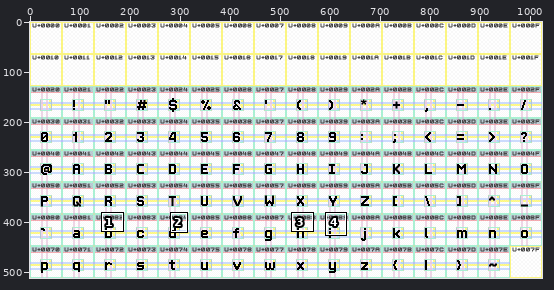
Pixel-art file: src/Basic Latin/design.aseprite. Above: a wide view before the commit, with the close-up outlined.
Close-up. Old version:
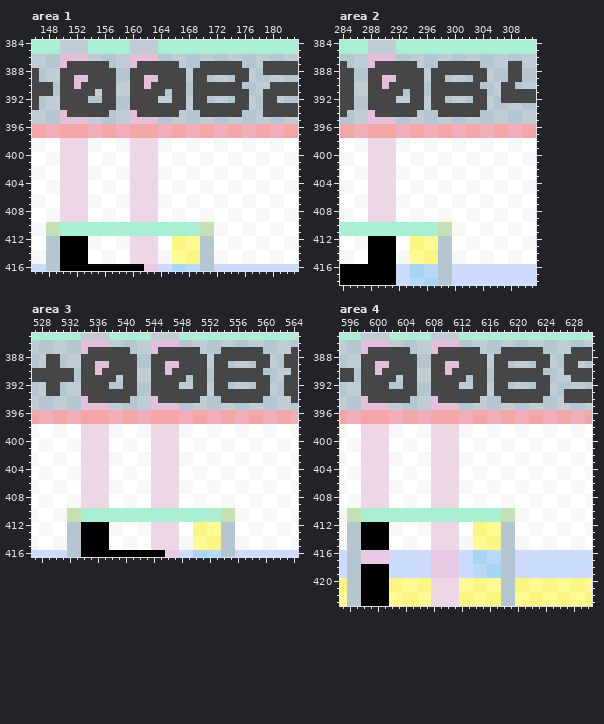
1024x512 pixels, 1 frame. Colours within 5 levels of each other are drawn and written as one. Shown: area 1: x 146..183, y 384..416; area 2: x 284..311, y 384..418; area 3: x 527..564, y 385..416; area 4: x 595..630, y 385..423. The commit also changed other parts of the picture, which this record leaves out.
Once edited:
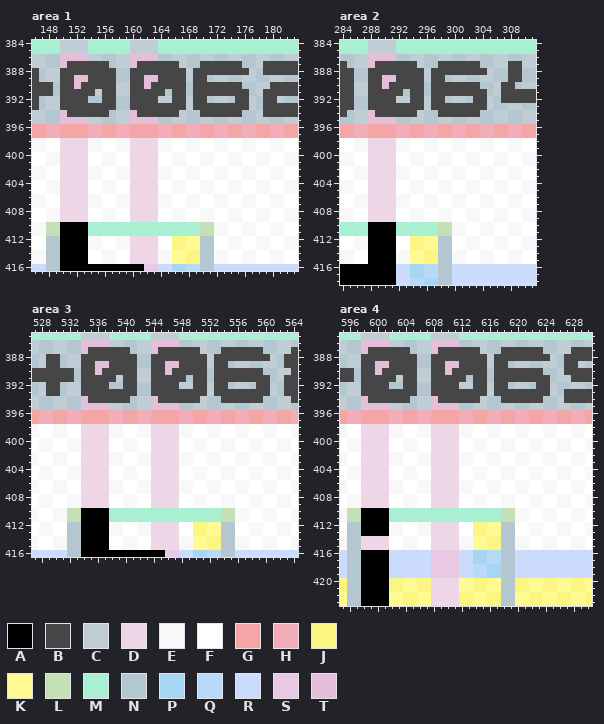
Palette (. is transparent): A #000000  B #464646  C #c0cdd4  D #edd6e6  E #f8f8f8  F #ffffff  G #f4a6a6  H #f2adba  J #fbf581  K #fffa91  L #c6e0b6  M #a9f0d3  N #b4c7d1  P #a7d6f4  Q #b9d9f8  R #cbdbfc  S #e8c8e2  T #e5bfda
Edits made:
{"where": "area 1, layers \"Graphics/Seafront/Regular\", \"Font Table\""}
{"y":389,"x":175,"old":"BB","new":"NC"}
{"y":410,"x":150,"old":"MMMM","new":"AAAA"}
{"y":411,"x":150,"old":"MMMM","new":"AAAA"}
{"where": "area 2, layers \"Graphics/Seafront/Regular\", \"Font Table\""}
{"y":389,"x":303,"old":"BB","new":"NC"}
{"y":410,"x":288,"old":"MMMM","new":"AAAA"}
{"y":411,"x":288,"old":"MMMM","new":"AAAA"}
{"where": "area 3, layers \"Graphics/Seafront/Regular\", \"Font Table\""}
{"y":389,"x":559,"old":"BB","new":"NC"}
{"y":410,"x":534,"old":"MMMM","new":"AAAA"}
{"y":411,"x":534,"old":"MMMM","new":"AAAA"}
{"where": "area 4, layers \"Graphics/Seafront/Regular\", \"Font Table\""}
{"y":389,"x":623,"old":"BB","new":"NC"}
{"y":410,"x":598,"old":"MMMM","new":"AAAA"}
{"y":411,"x":598,"old":"MMMM","new":"AAAA"}
{"y":414,"x":598,"old":"AAAA","new":"DDDD"}
{"y":415,"x":598,"old":"AAAA","new":"DDDD"}
{"y":416,"x":598,"old":"SSSS","new":"AAAA"}
{"y":417,"x":598,"old":"SSSS","new":"AAAA"}
